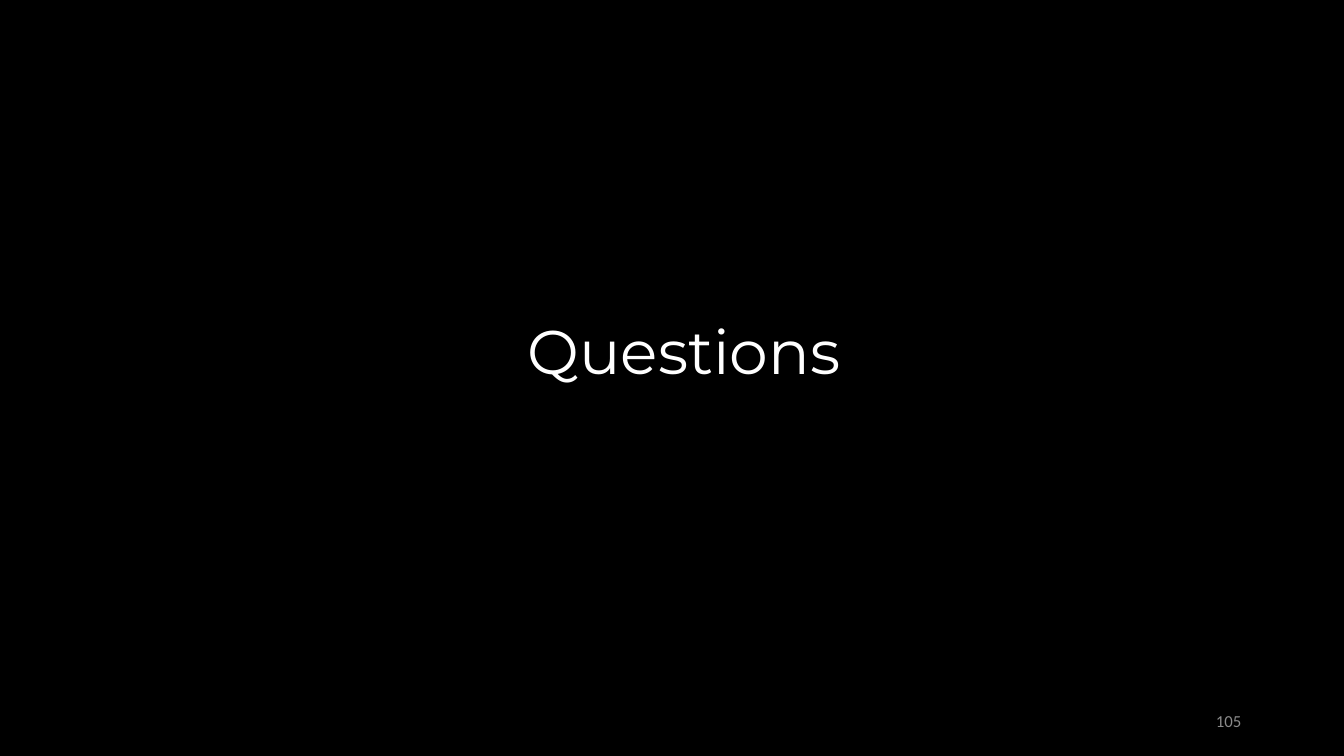
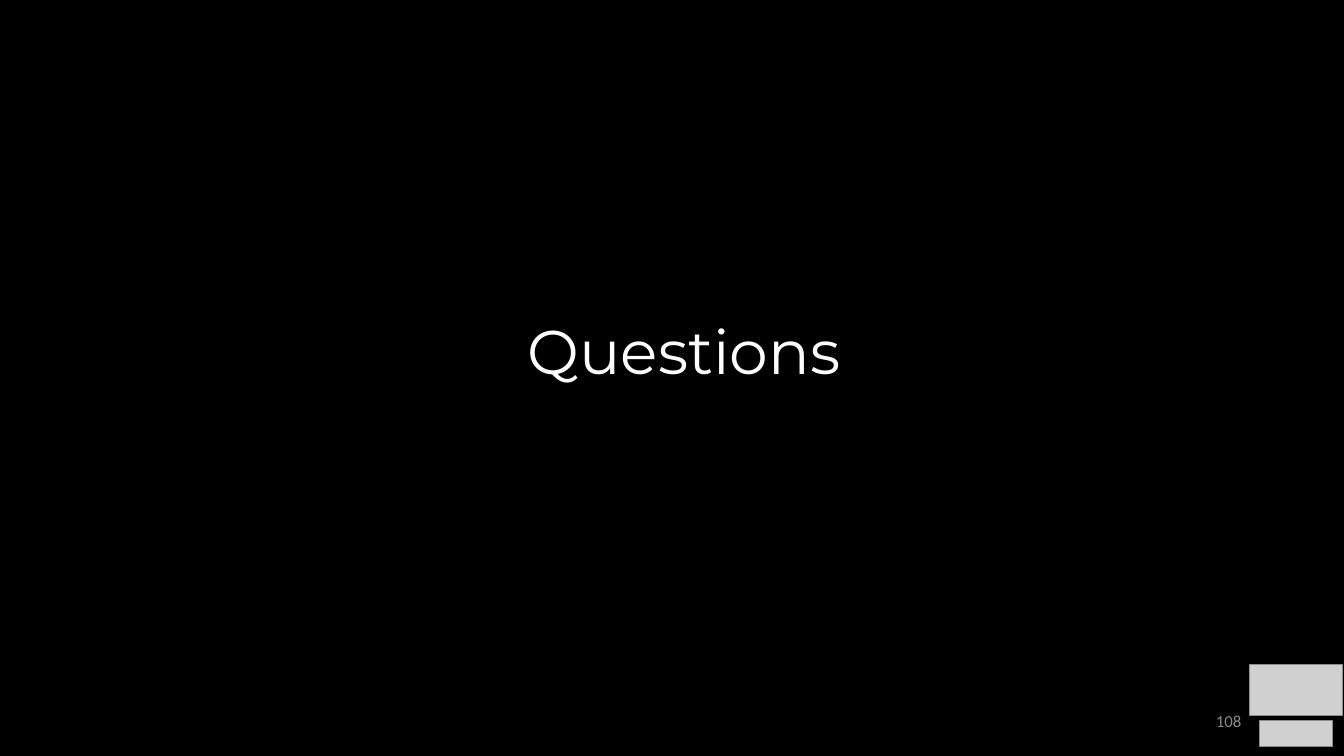
Before and after one commit to COP3530/Instructional-Content, a slide deck: slide 108 of Slides-PPT/1 - Algorithmic Analysis.pptx (slide 105 before the commit). Drawn at 1344x756 pixels with LibreOffice and Linux fonts; fonts in the diff are those of the drawing; grey boxes stand for pictures. Boxes give left, top, right and bottom in pixels: in the first picture for what was removed or moved away, otherwise in the second. Text is boxed around its words. In the diff, an @@ line names an element or a change of style, - is before the commit and + after.

```diff
--- a/Slides-PPT/1 - Algorithmic Analysis.pptx
+++ b/Slides-PPT/1 - Algorithmic Analysis.pptx
@@ picture added at box(1250, 664, 1343, 716) @@
@@ page number at box(1216, 715, 1241, 727): text changed @@
-105
+108
@@ picture added at box(1259, 721, 1333, 747) @@
```
Also in this commit, not shown: 100 other slides changed, 5 slides added, 2 slides removed, 2 other files.
